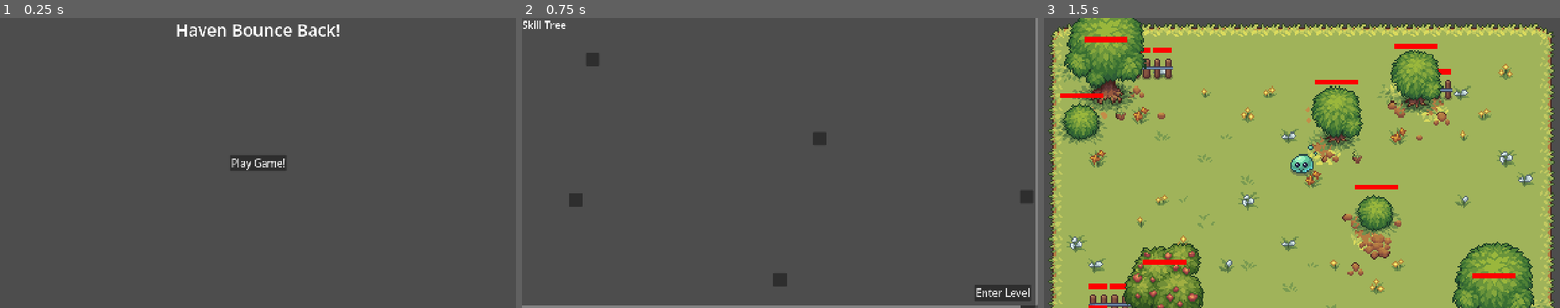
Above: before the commit, frames 1-3 (left to right).
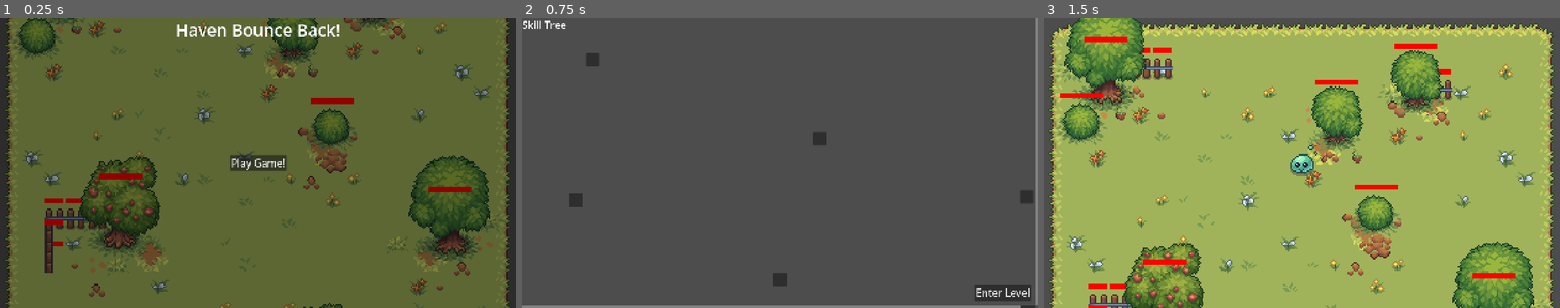
Above: after the commit, the same moments.

Repository: Auseawesome/HavenBounceBack
Game: Godot game, scene res://main.tscn
The game is run twice, just before and just after one commit, with the same random seed, the same clock (stepped at 60 frames per second) and the same inputs.
Inputs:
- Up to frame 1 (0.25 s): no input
- Up to frame 2 (0.75 s): click "Play Game!" at 0.5 s
- Up to frame 3 (1.5 s): click "Enter Level" at 1.25 s

The runs differ from the first frame. In frame 1, 99% of the frame differs, in the area x 0-100%, y 0-100%; in frame 2, nothing differs; in frame 3, nothing differs.

Commit message:
Update main.tscn

Diff:
--- a/main.tscn
+++ b/main.tscn
@@ -1,5 +1,6 @@
 [gd_scene format=3 uid="uid://ca12f1v147pb6"]
 
+[ext_resource type="PackedScene" uid="uid://bhu4yt14iodwx" path="res://levels/template_level.tscn" id="1_0xm2m"]
 [ext_resource type="Script" uid="uid://bp0vgsh2rrhvn" path="res://main_menu.gd" id="1_ig7tw"]
 
 [node name="Main" type="Node" unique_id=1726187915]
@@ -12,6 +13,18 @@
 grow_horizontal = 2
 grow_vertical = 2
 script = ExtResource("1_ig7tw")
+
+[node name="TemplateLevel" parent="MainMenu" unique_id=1480404076 instance=ExtResource("1_0xm2m")]
+position = Vector2(0, -256)
+
+[node name="ColorRect" type="ColorRect" parent="MainMenu" unique_id=713369592]
+layout_mode = 1
+anchors_preset = 15
+anchor_right = 1.0
+anchor_bottom = 1.0
+grow_horizontal = 2
+grow_vertical = 2
+color = Color(0, 0, 0, 0.42352942)
 
 [node name="Title" type="Label" parent="MainMenu" unique_id=810347009]
 layout_mode = 1
